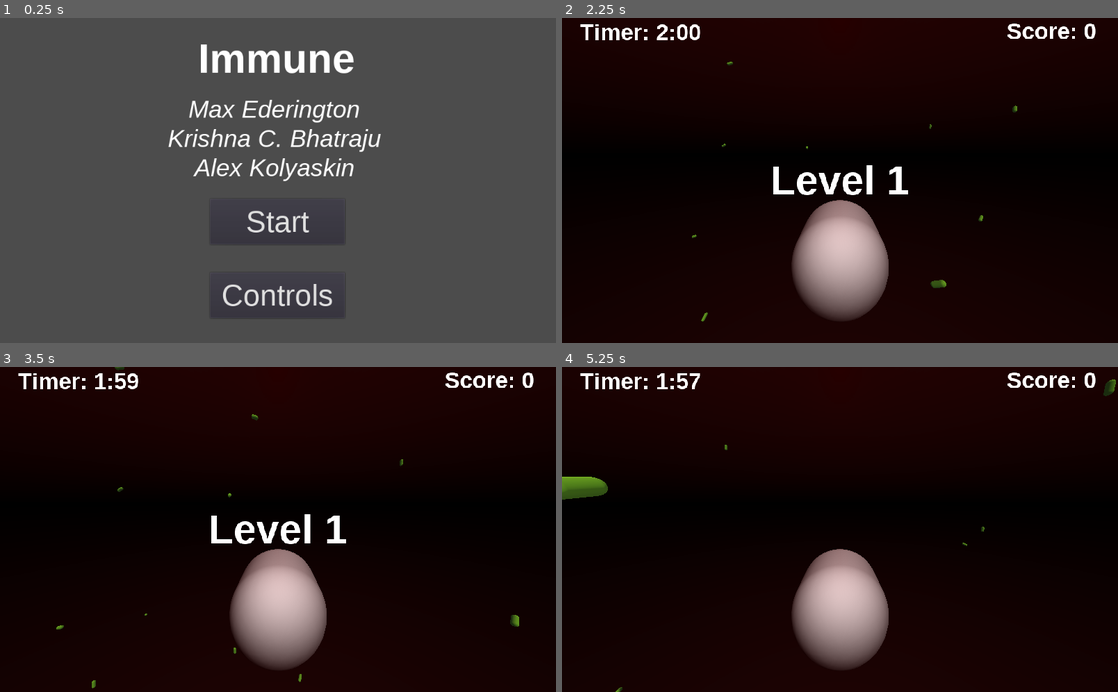
Above: before the commit, frames 1-4 (two rows, left to right).
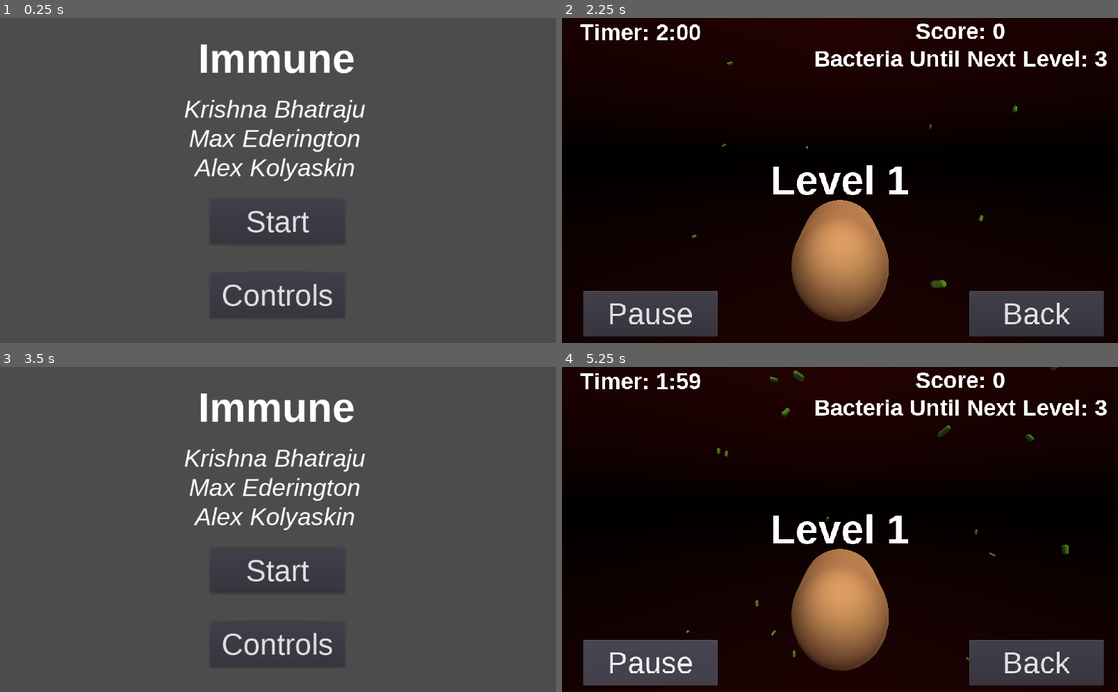
Above: after the commit, the same moments.

Repository: Denendaden/immune-game
Game: Godot game, scene res://Scenes/MainMenu.tscn
The game is run twice, just before and just after one commit, with the same random seed, the same clock (stepped at 60 frames per second) and the same inputs.
Inputs (mouse positions are in pixels of both pictures, inside the frame that each line leads up to):
- Up to frame 1 (0.25 s): no input
- Up to frame 2 (2.25 s): click "Controls" at 0.5 s; click "Back" at 1.25 s; click "Start" at 2 s
- Up to frame 3 (3.5 s): click (472, 662) at 2.75 s, where only the run after the commit has a clickable "Back"
- Up to frame 4 (5.25 s): click (840, 571) at 3.5 s, where only the run after the commit has a clickable "Start"; click (650, 662) at 4.25 s, where only the run after the commit has a clickable "Pause"; click (650, 662) at 5 s, where only the run after the commit has a clickable "Resume"

The runs differ from the first frame. In frame 1, 2.3% of the frame differs, in the area x 30-69%, y 25-51%; in frame 2, 13%; in frame 3, 100%, in the area x 0-100%, y 0-100%; in frame 4, 15%.

Commit message:
Game updates
- time "game over"
- bacteria counter
- pausing added
- "back" added

Diff:
--- a/Arena.gd
+++ /dev/null
@@ -1,59 +0,0 @@
-extends Spatial
-
-signal point_gain
-
-
-var max_bacteria = 100
-var max_bacteria_distance = 50
-var bacteria_spawn_distance = 15
-var start_bacteria = 30
-
-onready var timer = $Timer
-onready var player = $Player
-
-onready var enemies = []
-# Called when the node enters the scene tree for the first time.
-func _ready():
-	timer.connect("timeout", self, "_on_Timer_timeout")
-	timer.start()
-
-	for i in range(start_bacteria):
-		_on_Timer_timeout()
-
-
-# Called every frame. 'delta' is the elapsed time since the previous frame.
-func _process(_delta):
-	var copy = enemies
-	for enemy in enemies:
-		var detect = enemy.get_colliding_bodies()
-		for node in detect:
-			if node.get_name() == player.name:
-				copy.erase(enemy)
-				enemy.queue_free()
-				emit_signal("point_gain")
-		# Remove bacteria that are too far away.
-		if player.translation.distance_to(enemy.global_transform.origin) > max_bacteria_distance:
-			copy.erase(enemy)
-			enemy.queue_free()
-	enemies = copy
-
-func _on_Timer_timeout():
-	if len(enemies) > max_bacteria:
-		return
-
-	var bacteria = preload("res://Entities/Bacteria/Bacteria.tscn")
-	var child = bacteria.instance()
-
-	child.set_translation(player.translation+Vector3(
-		rand_range(-bacteria_spawn_distance, bacteria_spawn_distance),
-		rand_range(-bacteria_spawn_distance, bacteria_spawn_distance),
-		rand_range(-bacteria_spawn_distance, bacteria_spawn_distance)))
-	add_child(child)
-	enemies.append(child)
-
-
-func _on_Score_level_up():
-	max_bacteria *= 0.9
-	for i in range(start_bacteria):
-		_on_Timer_timeout()
-	Engine.time_scale += 0.1
--- a/Entities/Bacteria/Bacteria.tscn
+++ /dev/null
@@ -1,32 +0,0 @@
-[gd_scene load_steps=5 format=2]
-
-[ext_resource path="res://Entities/Bacteria/Bacteria.gd" type="Script" id=1]
-
-[sub_resource type="CapsuleMesh" id=1]
-mid_height = 2.818
-
-[sub_resource type="SpatialMaterial" id=3]
-albedo_color = Color( 0.513726, 0.788235, 0.113725, 1 )
-emission_enabled = true
-emission = Color( 0.00784314, 0.0235294, 0.00784314, 1 )
-emission_energy = 7.16
-emission_operator = 0
-emission_on_uv2 = false
-
-[sub_resource type="CapsuleShape" id=2]
-radius = 0.1
-height = 0.283997
-
-[node name="Bacteria" type="RigidBody"]
-contacts_reported = 1
-contact_monitor = true
-script = ExtResource( 1 )
-
-[node name="MeshInstance" type="MeshInstance" parent="."]
-transform = Transform( 0.1, 0, 0, 0, 0.1, 0, 0, 0, 0.1, 0, 0, 0 )
-mesh = SubResource( 1 )
-skeleton = NodePath("../CollisionShape")
-material/0 = SubResource( 3 )
-
-[node name="CollisionShape" type="CollisionShape" parent="."]
-shape = SubResource( 2 )
--- a/Entities/Player/Controller.gd
+++ /dev/null
@@ -1,36 +0,0 @@
-extends RigidBody
-
-
-var turn_force = 5   # Magnitude of force used to turn
-var move_force = 24  # Magnitude of force used to move forward
-var max_speed = 20  # Maximum speed allowed (past this no force will be applied to accelerate)
-
-var half_length = 1  # Half the length of the macrophage (used to find the tip to apply torque)
-
-var move = true
-
-# Called when the node enters the scene tree for the first time.
-func _ready():
-	pass # Replace with function body.
-
-
-func _physics_process(_delta):
-	# Get global vectors for the direction the macrophage is facing.
-	var dir_x = global_transform.basis.x
-	var dir_y = global_transform.basis.y
-	var dir_z = global_transform.basis.z
-
-	# Apply forces to the tip of the macrophage to turn based on user input.
-	if Input.is_action_just_pressed("toggle_movement"): move = !move
-	if Input.is_action_pressed("move_up"):
-		add_force(-dir_z * half_length, -dir_y * turn_force)
-	if Input.is_action_pressed("move_down"):
-		add_force(-dir_z * half_length, dir_y * turn_force)
-	if Input.is_action_pressed("move_right"):
-		add_force(-dir_z * half_length, -dir_x * turn_force)
-	if Input.is_action_pressed("move_left"):
-		add_force(-dir_z * half_length, dir_x * turn_force)
-
-	# Move the macrophage forwards only if it is moving slow enough
-	if move && get_linear_velocity().length() < max_speed:
-		add_central_force(-dir_z * move_force)
--- a/Entities/Player/Macrophage.tscn
+++ /dev/null
@@ -1,29 +0,0 @@
-[gd_scene load_steps=4 format=2]
-
-[ext_resource path="res://Entities/Player/Controller.gd" type="Script" id=1]
-
-[sub_resource type="CapsuleMesh" id=1]
-
-[sub_resource type="CapsuleShape" id=2]
-radius = 0.998356
-
-[node name="Macrophage" type="RigidBody"]
-linear_damp = 6.0
-angular_damp = 1.0
-script = ExtResource( 1 )
-
-[node name="MeshInstance" type="MeshInstance" parent="."]
-mesh = SubResource( 1 )
-skeleton = NodePath("")
-material/0 = null
-
-[node name="CollisionShape" type="CollisionShape" parent="."]
-shape = SubResource( 2 )
-
-[node name="Camera" type="Camera" parent="."]
-transform = Transform( 1, 0, 0, 0, 0.98634, 0.164721, 0, -0.164721, 0.98634, 0, 2.26282, 3.7021 )
-fov = 88.9
-
-[node name="OmniLight" type="OmniLight" parent="."]
-transform = Transform( 0.176039, 0.0817557, 0.980982, -0.42121, 0.906963, -6.252e-09, -0.889715, -0.413199, 0.194097, -0.258759, 2.039, 2.29334 )
-light_energy = 0.413
--- a/LevelTime.gd
+++ /dev/null
@@ -1,25 +0,0 @@
-extends Label
-
-onready var timer = $Timer
-
-func _ready():
-	timer.connect("timeout", self, "_on_Timer_timeout")
-	timer.start()
-
-func get_time(value):
-	var rounded = int(round(value))
-	return [floor(rounded/60), rounded-floor(rounded/60)*60]
-
-func _on_Score_level_up():
-	timer.stop()
-	timer.start()
-
-func _process(_delta):
-	var times = get_time(timer.get_time_left())
-	if times[1] < 10:
-		times[1] = "0"+str(times[1])
-	text = str("Timer: ", times[0], ":", times[1])
-
-func _on_Timer_timeout():
-	timer.stop()
-	get_tree().change_scene("res://Scenes/MainMenu.tscn")
--- a/Scenes/Arena.tscn
+++ b/Scenes/Arena.tscn
@@ -1,11 +1,15 @@
-[gd_scene load_steps=13 format=2]
+[gd_scene load_steps=19 format=2]
 
-[ext_resource path="res://Arena.gd" type="Script" id=1]
-[ext_resource path="res://UI/Level.gd" type="Script" id=2]
+[ext_resource path="res://Scripts/Arena.gd" type="Script" id=1]
+[ext_resource path="res://Scripts/Level.gd" type="Script" id=2]
 [ext_resource path="res://Fonts/LiberationSans-Bold.ttf" type="DynamicFontData" id=3]
-[ext_resource path="res://UI/Score.gd" type="Script" id=4]
-[ext_resource path="res://Entities/Player/Macrophage.tscn" type="PackedScene" id=5]
-[ext_resource path="res://LevelTime.gd" type="Script" id=6]
+[ext_resource path="res://Scripts/Score.gd" type="Script" id=4]
+[ext_resource path="res://Scenes/Macrophage.tscn" type="PackedScene" id=5]
+[ext_resource path="res://Scripts/LevelTime.gd" type="Script" id=6]
+[ext_resource path="res://Fonts/LiberationSans-Regular.ttf" type="DynamicFontData" id=7]
+[ext_resource path="res://Scripts/BackButton.gd" type="Script" id=8]
+[ext_resource path="res://Scripts/PauseButton.gd" type="Script" id=9]
+[ext_resource path="res://Scripts/GameOver.gd" type="Script" id=10]
 
 [sub_resource type="ProceduralSky" id=1]
 sky_top_color = Color( 0.168627, 0.0196078, 0.0196078, 1 )
@@ -34,6 +38,13 @@
 [sub_resource type="Theme" id=6]
 default_font = SubResource( 7 )
 
+[sub_resource type="DynamicFont" id=9]
+size = 55
+font_data = ExtResource( 7 )
+
+[sub_resource type="Theme" id=10]
+default_font = SubResource( 9 )
+
 [node name="Arena" type="Spatial"]
 script = ExtResource( 1 )
 
@@ -60,10 +71,13 @@
 [node name="Score" type="Label" parent="Control"]
 anchor_left = 1.0
 anchor_right = 1.0
-margin_left = -205.0
-margin_bottom = 48.0
+margin_left = -560.0
+margin_right = -20.0
+margin_bottom = 99.0
 theme = SubResource( 3 )
-text = "Score: 0"
+text = "Score: 0
+Bacteria Until Next Level: 3"
+align = 1
 script = ExtResource( 4 )
 __meta__ = {
 "_edit_use_anchors_": false
@@ -81,7 +95,7 @@
 "_edit_use_anchors_": false
 }
 
-[node name="Timer" type="Timer" parent="Control/LevelTime"]
+[node name="LevelTimer" type="Timer" parent="Control/LevelTime"]
 wait_time = 120.0
 
 [node name="LevelUp" type="Label" parent="Control"]
@@ -100,12 +114,68 @@
 "_edit_use_anchors_": false
 }
 
-[node name="Timer" type="Timer" parent="Control/LevelUp"]
+[node name="ShowTimer" type="Timer" parent="Control/LevelUp"]
+wait_time = 2.0
+one_shot = true
+
+[node name="BackButton" type="Button" parent="Control"]
+anchor_left = 0.732
+anchor_top = 0.84
+anchor_right = 0.732
+anchor_bottom = 0.84
+margin_left = 0.431946
+margin_top = -3.05176e-05
+margin_right = 248.432
+margin_bottom = 84.0
+theme = SubResource( 10 )
+text = "Back"
+script = ExtResource( 8 )
+__meta__ = {
+"_edit_use_anchors_": false
+}
+
+[node name="PauseButton" type="Button" parent="Control"]
+anchor_left = 0.732
+anchor_top = 0.84
+anchor_right = 0.732
+anchor_bottom = 0.84
+margin_left = -710.568
+margin_top = -3.05176e-05
+margin_right = -462.568
+margin_bottom = 84.0
+theme = SubResource( 10 )
+text = "Pause"
+script = ExtResource( 9 )
+__meta__ = {
+"_edit_use_anchors_": false
+}
+
+[node name="GameOver" type="Label" parent="Control"]
+anchor_left = 0.5
+anchor_top = 0.5
+anchor_right = 0.5
+anchor_bottom = 0.5
+margin_left = -205.0
+margin_top = -42.0
+margin_right = 196.0
+margin_bottom = 42.0
+theme = SubResource( 6 )
+text = "Game Over"
+script = ExtResource( 10 )
+__meta__ = {
+"_edit_use_anchors_": false
+}
+
+[node name="LoseTimer" type="Timer" parent="Control/GameOver"]
 wait_time = 2.0
 one_shot = true
 
 [connection signal="point_gain" from="." to="Control/Score" method="_on_Arena_point_gain"]
 [connection signal="level_up" from="Control/Score" to="." method="_on_Score_level_up"]
+[connection signal="level_up" from="Control/Score" to="Control/LevelTime" method="_on_Score_level_up"]
 [connection signal="level_up" from="Control/Score" to="Control/LevelUp" method="_on_Score_level_up"]
-[connection signal="level_up" from="Control/Score" to="Control/LevelTime" method="_on_Score_level_up"]
-[connection signal="timeout" from="Control/LevelUp/Timer" to="Control/LevelUp" method="_on_Timer_timeout"]
+[connection signal="timeout" from="Control/LevelTime/LevelTimer" to="Player" method="_on_LevelTimer_timeout"]
+[connection signal="timeout" from="Control/LevelTime/LevelTimer" to="Control/GameOver" method="_on_Game_Lost"]
+[connection signal="timeout" from="Control/LevelUp/ShowTimer" to="Control/LevelUp" method="_on_Timer_timeout"]
+[connection signal="timeout" from="Control/GameOver/LoseTimer" to="Control/LevelTime" method="_on_LoseTimer_timeout"]
+[connection signal="timeout" from="Control/GameOver/LoseTimer" to="Control/GameOver" method="_on_Timer_timeout"]
--- /dev/null
+++ b/Scenes/Bacteria.tscn
@@ -0,0 +1,32 @@
+[gd_scene load_steps=5 format=2]
+
+[ext_resource path="res://Scripts/Bacteria.gd" type="Script" id=1]
+
+[sub_resource type="CapsuleMesh" id=1]
+mid_height = 2.818
+
+[sub_resource type="SpatialMaterial" id=3]
+albedo_color = Color( 0.513726, 0.788235, 0.113725, 1 )
+emission_enabled = true
+emission = Color( 0.00784314, 0.0235294, 0.00784314, 1 )
+emission_energy = 7.16
+emission_operator = 0
+emission_on_uv2 = false
+
+[sub_resource type="CapsuleShape" id=2]
+radius = 0.1
+height = 0.283997
+
+[node name="Bacteria" type="RigidBody"]
+contacts_reported = 1
+contact_monitor = true
+script = ExtResource( 1 )
+
+[node name="MeshInstance" type="MeshInstance" parent="."]
+transform = Transform( 0.1, 0, 0, 0, 0.1, 0, 0, 0, 0.1, 0, 0, 0 )
+mesh = SubResource( 1 )
+skeleton = NodePath("../CollisionShape")
+material/0 = SubResource( 3 )
+
+[node name="CollisionShape" type="CollisionShape" parent="."]
+shape = SubResource( 2 )
--- a/Scenes/Controls.tscn
+++ b/Scenes/Controls.tscn
@@ -2,7 +2,7 @@
 
 [ext_resource path="res://Fonts/LiberationSans-Bold.ttf" type="DynamicFontData" id=1]
 [ext_resource path="res://Fonts/LiberationSans-Regular.ttf" type="DynamicFontData" id=2]
-[ext_resource path="res://BackButton.gd" type="Script" id=3]
+[ext_resource path="res://Scripts/BackButton.gd" type="Script" id=3]
 
 [sub_resource type="DynamicFont" id=5]
 size = 75
--- /dev/null
+++ b/Scenes/Macrophage.tscn
@@ -0,0 +1,32 @@
+[gd_scene load_steps=5 format=2]
+
+[ext_resource path="res://Scripts/Controller.gd" type="Script" id=1]
+
+[sub_resource type="CapsuleMesh" id=1]
+
+[sub_resource type="SpatialMaterial" id=3]
+albedo_color = Color( 1, 0.807843, 0.494118, 1 )
+
+[sub_resource type="CapsuleShape" id=2]
+radius = 0.998356
+
+[node name="Macrophage" type="RigidBody"]
+linear_damp = 6.0
+angular_damp = 1.0
+script = ExtResource( 1 )
+
+[node name="MeshInstance" type="MeshInstance" parent="."]
+mesh = SubResource( 1 )
+skeleton = NodePath("")
+material/0 = SubResource( 3 )
+
+[node name="CollisionShape" type="CollisionShape" parent="."]
+shape = SubResource( 2 )
+
+[node name="Camera" type="Camera" parent="."]
+transform = Transform( 1, 0, 0, 0, 0.98634, 0.164721, 0, -0.164721, 0.98634, 0, 2.26282, 3.7021 )
+fov = 88.9
+
+[node name="OmniLight" type="OmniLight" parent="."]
+transform = Transform( 0.176039, 0.0817557, 0.980982, -0.42121, 0.906963, -6.252e-09, -0.889715, -0.413199, 0.194097, -0.258759, 2.039, 2.29334 )
+light_energy = 0.413
--- a/Scenes/MainMenu.tscn
+++ b/Scenes/MainMenu.tscn
@@ -2,8 +2,8 @@
 
 [ext_resource path="res://Fonts/LiberationSans-Bold.ttf" type="DynamicFontData" id=1]
 [ext_resource path="res://Fonts/LiberationSans-Regular.ttf" type="DynamicFontData" id=2]
-[ext_resource path="res://StartButton.gd" type="Script" id=3]
-[ext_resource path="res://ControlsButton.gd" type="Script" id=4]
+[ext_resource path="res://Scripts/StartButton.gd" type="Script" id=3]
+[ext_resource path="res://Scripts/ControlsButton.gd" type="Script" id=4]
 [ext_resource path="res://Fonts/LiberationSans-Italic.ttf" type="DynamicFontData" id=5]
 
 [sub_resource type="DynamicFont" id=9]
@@ -47,18 +47,18 @@
 }
 
 [node name="TeamLabel" type="Label" parent="."]
-anchor_left = 0.336
-anchor_top = 0.242
-anchor_right = 0.336
-anchor_bottom = 0.242
-margin_left = -35.064
-margin_top = -2.20001
-margin_right = 357.936
-margin_bottom = 156.8
+anchor_left = 0.308
+anchor_top = 0.238
+anchor_right = 0.308
+anchor_bottom = 0.238
+margin_left = -5.39203
+margin_top = 0.199982
+margin_right = 387.608
+margin_bottom = 159.2
 theme = SubResource( 6 )
 custom_fonts/font = SubResource( 11 )
-text = "Max Ederington
-Krishna C. Bhatraju
+text = "Krishna Bhatraju
+Max Ederington
 Alex Kolyaskin"
 align = 1
 __meta__ = {
--- /dev/null
+++ b/Scripts/Arena.gd
@@ -0,0 +1,63 @@
+extends Spatial
+
+signal point_gain
+
+
+var max_bacteria = 100
+var max_bacteria_distance = 50
+var bacteria_spawn_distance = 15
+var start_bacteria = 30
+
+onready var timer = $Timer
+onready var player = $Player
+
+onready var enemies = []
+# Called when the node enters the scene tree for the first time.
+func _ready():
+	timer.connect("timeout", self, "_on_Timer_timeout")
+	timer.start()
+
+	for i in range(start_bacteria):
+		_on_Timer_timeout()
+
+
+# Called every frame. 'delta' is the elapsed time since the previous frame.
+func _process(_delta):
+	var copy = enemies
+	for enemy in enemies:
+		var detect = enemy.get_colliding_bodies()
+		for node in detect:
+			if node.get_name() == player.name:
+				copy.erase(enemy)
+				enemy.queue_free()
+				emit_signal("point_gain")
+		# Remove bacteria that are too far away.
+		if player.translation.distance_to(enemy.global_transform.origin) > max_bacteria_distance:
+			copy.erase(enemy)
+			enemy.queue_free()
+	enemies = copy
+
+func _on_Timer_timeout():
+	if len(enemies) > max_bacteria:
+		return
+
+	var bacteria = preload("res://Scenes/Bacteria.tscn")
+	var child = bacteria.instance()
+
+	child.set_translation(player.translation+Vector3(
+		rand_range(-bacteria_spawn_distance, bacteria_spawn_distance),
+		rand_range(-bacteria_spawn_distance, bacteria_spawn_distance),
+		rand_range(-bacteria_spawn_distance, bacteria_spawn_distance)))
+	add_child(child)
+	enemies.append(child)
+
+
+func _on_Score_level_up():
+	max_bacteria *= 0.9
+	for i in range(start_bacteria):
+		_on_Timer_timeout()
+	Engine.time_scale += 0.1
+
+
+func _on_Game_Lost():
+	pass # Replace with function body.
--- /dev/null
+++ b/Scripts/Controller.gd
@@ -0,0 +1,41 @@
+extends RigidBody
+
+
+var turn_force = 5   # Magnitude of force used to turn
+var move_force = 24  # Magnitude of force used to move forward
+var max_speed = 20  # Maximum speed allowed (past this no force will be applied to accelerate)
+
+var half_length = 1  # Half the length of the macrophage (used to find the tip to apply torque)
+
+var move = true
+var global_move = true
+# Called when the node enters the scene tree for the first time.
+func _ready():
+	pass # Replace with function body.
+
+
+func _physics_process(_delta):
+	# Get global vectors for the direction the macrophage is facing.
+	var dir_x = global_transform.basis.x
+	var dir_y = global_transform.basis.y
+	var dir_z = global_transform.basis.z
+
+	# Apply forces to the tip of the macrophage to turn based on user input.
+	if global_move:
+		if Input.is_action_just_pressed("toggle_movement"): move = !move
+		if Input.is_action_pressed("move_up"):
+			add_force(-dir_z * half_length, -dir_y * turn_force)
+		if Input.is_action_pressed("move_down"):
+			add_force(-dir_z * half_length, dir_y * turn_force)
+		if Input.is_action_pressed("move_right"):
+			add_force(-dir_z * half_length, -dir_x * turn_force)
+		if Input.is_action_pressed("move_left"):
+			add_force(-dir_z * half_length, dir_x * turn_force)
+
+		# Move the macrophage forwards only if it is moving slow enough
+		if move && get_linear_velocity().length() < max_speed:
+			add_central_force(-dir_z * move_force)
+
+
+func _on_LevelTimer_timeout():
+	global_move = false # Replace with function body.
--- /dev/null
+++ b/Scripts/GameOver.gd
@@ -0,0 +1,17 @@
+extends Label
+
+onready var display_timer = $LoseTimer
+
+
+# Called when the node enters the scene tree for the first time.
+func _ready():
+	hide()
+
+func _on_Game_Lost():
+	show()
+	display_timer.start()
+
+
+func _on_Timer_timeout():
+	hide()
+	display_timer.stop()
--- /dev/null
+++ b/Scripts/Level.gd
@@ -0,0 +1,29 @@
+extends Label
+
+
+var level = 1
+
+onready var display_timer = $ShowTimer
+
+
+# Called when the node enters the scene tree for the first time.
+func _ready():
+	show_level()
+
+
+func show_level():
+	show()
+	display_timer.start()
+
+
+func _on_Score_level_up():
+	level += 1
+	text = str("Level ", level)
+
+	show_level()
+
+
+func _on_Timer_timeout():
+	# Hide the level up display.
+	hide()
+	display_timer.stop()
--- /dev/null
+++ b/Scripts/LevelTime.gd
@@ -0,0 +1,27 @@
+extends Label
+
+onready var timer = $LevelTimer
+
+func _ready():
+	timer.connect("timeout", self, "_on_Timer_timeout")
+	timer.start()
+
+func get_time(value):
+	var rounded = int(round(value))
+	return [floor(rounded/60), rounded-floor(rounded/60)*60]
+
+func _on_Score_level_up():
+	timer.stop()
+	timer.start()
+
+func _process(_delta):
+	var times = get_time(timer.get_time_left())
+	if times[1] < 10:
+		times[1] = "0"+str(times[1])
+	text = str("Timer: ", times[0], ":", times[1])
+
+func _on_Timer_timeout():
+	timer.stop()
+
+func _on_LoseTimer_timeout():
+	get_tree().change_scene("res://Scenes/MainMenu.tscn")
--- /dev/null
+++ b/Scripts/PauseButton.gd
@@ -0,0 +1,30 @@
+extends Button
+
+
+# Declare member variables here. Examples:
+# var a = 2
+# var b = "text"
+
+onready var root = get_parent()
+onready var timer = root.get_node("LevelTime/LevelTimer")
+onready var paused = false
+
+onready var grand = get_parent().get_parent()
+onready var player = grand.get_node("Player")
+
+# Called when the node enters the scene tree for the first time.
+func _ready():
+	connect("pressed", self, "_on_Button_pressed") # Replace with function body.
+
+func _on_Button_pressed():
+	if !paused:
+		text = "Resume"
+	else:
+		text = "Pause"
+	timer.paused = !timer.paused
+	paused = !paused
+	player.global_move = !player.global_move
+	release_focus()
+# Called every frame. 'delta' is the elapsed time since the previous frame.
+#func _process(delta):
+#	pass
--- /dev/null
+++ b/Scripts/Score.gd
@@ -0,0 +1,41 @@
+extends Label
+
+
+signal level_up
+
+
+var score = 0
+
+# Points needed to level up
+var level_up_points = [3, 7, 12, 18, 25, 35, 50, 75, 100, 150, 200, 250, 300]
+
+func find_val(input, arr):
+	for val in arr:
+		if val > input:
+			return val
+
+# Called when the node enters the scene tree for the first time.
+func _ready():
+	pass # Replace with function body.
+
+
+# Called every frame. 'delta' is the elapsed time since the previous frame.
+#func _process(delta):
+#	pass
+
+
+func _on_Arena_point_gain():
+	score += 1
+
+	var next_score = find_val(score, level_up_points)
+
+	# Refresh the score counter
+	text = str("Score: ", score, "\nBacteria Until Next Level: ", next_score-score)
+
+	# Check for a level up
+	if score in level_up_points:
+		level_up()
+
+
+func level_up():
+	emit_signal("level_up")
--- a/UI/Level.gd
+++ /dev/null
@@ -1,28 +0,0 @@
-extends Label
-
-
-var level = 1
-
-onready var display_timer = $Timer
-
-
-# Called when the node enters the scene tree for the first time.
-func _ready():
-	show_level()
-
-
-func show_level():
-	show()
-	display_timer.start()
-
-
-func _on_Score_level_up():
-	level += 1
-	text = str("Level ", level)
-
-	show_level()
-
-
-func _on_Timer_timeout():
-	# Hide the level up display.
-	hide()
--- a/UI/Score.gd
+++ /dev/null
@@ -1,35 +0,0 @@
-extends Label
-
-
-signal level_up
-
-
-var score = 0
-
-# Points needed to level up
-var level_up_points = [3, 7, 12, 18, 25, 35, 50, 75, 100, 150, 200, 250, 300]
-
-
-# Called when the node enters the scene tree for the first time.
-func _ready():
-	pass # Replace with function body.
-
-
-# Called every frame. 'delta' is the elapsed time since the previous frame.
-#func _process(delta):
-#	pass
-
-
-func _on_Arena_point_gain():
-	score += 1
-
-	# Refresh the score counter
-	text = str("Score: ", score)
-
-	# Check for a level up
-	if score in level_up_points:
-		level_up()
-
-
-func level_up():
-	emit_signal("level_up")
Binary file added: ImmuneHTML/ImmuneGame.apple-touch-icon.png
Not shown, added: ImmuneHTML/ImmuneGame.apple-touch-icon.png.import
Binary file added: ImmuneHTML/ImmuneGame.icon.png
Not shown, added: ImmuneHTML/ImmuneGame.icon.png.import
Binary file added: ImmuneHTML/ImmuneGame.png
Not shown, added: ImmuneHTML/ImmuneGame.png.import
Not shown: 1 places in Scenes/Controls.tscn that only renumber resources
Renamed: BackButton.gd -> Scripts/BackButton.gd
Renamed: Entities/Bacteria/Bacteria.gd -> Scripts/Bacteria.gd
Renamed: ControlsButton.gd -> Scripts/ControlsButton.gd
Renamed: StartButton.gd -> Scripts/StartButton.gd
Not shown, added: export_presets.cfg
(and 3 more such lines)
